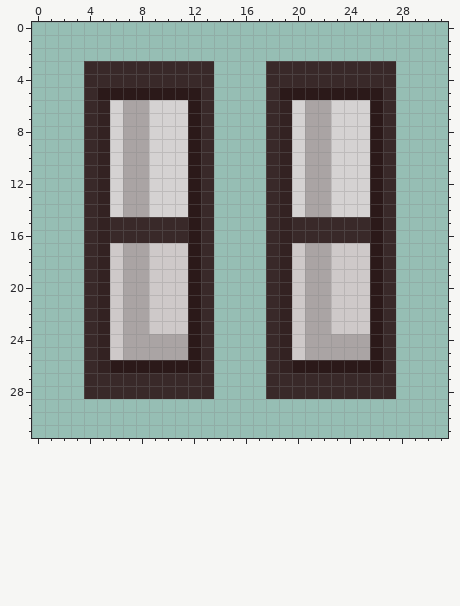
Pixel-art sprite, stored at sprites/images/spr_building_middle_0.png. The picture above is the old version.
The file is 32x32 pixels. Colours within 5 levels of each other are drawn and written as one.
New version:
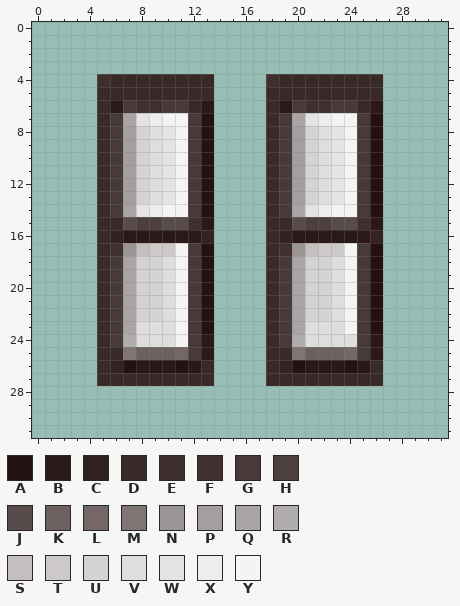
Palette (. is transparent): A #241212  B #2b1919  C #332222  D #392929  E #3a2a2af5  F #3f2f2f  G #483a3a  H #4e4040  J #584b4b  K #6d6060  L #736767  M #807575  N #9b9494  P #a49e9e  Q #aaa4a4  R #b2adad  S #c4bebe  T #cec9c9  U #d5d2d2  V #e0dddd  W #e5e4e4  X #eeeded  Y #f4f4f4
Diff:
@@ x 0..31 @@
  2 ................................
- 3 ....DDDDDDDDDD....DDDDDDDDDD....
- 4 ....DDDDDDDDDD....DDDDDDDDDD....
- 5 ....DBBBBBBBBD....DBBBBBBBBD....
- 6 ....DCUQQUUUBD....DCUQQUUUBD....
- 7 ....DCUQQUUUBD....DCUQQUUUBD....
- 8 ....DCUQQUUUBD....DCUQQUUUBD....
- 9 ....DCUQQUUUBD....DCUQQUUUBD....
-10 ....DCUQQUUUBD....DCUQQUUUBD....
-11 ....DCUQQUUUBD....DCUQQUUUBD....
-12 ....DCUQQUUUBD....DCUQQUUUBD....
-13 ....DCUQQUUUBD....DCUQQUUUBD....
-14 ....DCUQQUUUBD....DCUQQUUUBD....
-15 ....DCDDDDDDBD....DCDDDDDDBD....
-16 ....DCDDDDDDBD....DCDDDDDDBD....
-17 ....DCTQQTTTBD....DCTQQTTTBD....
-18 ....DCTQQTTTBD....DCTQQTTTBD....
-19 ....DCTQQTTTBD....DCTQQTTTBD....
-20 ....DCTQQTTTBD....DCTQQTTTBD....
-21 ....DCTQQTTTBD....DCTQQTTTBD....
-22 ....DCTQQTTTBD....DCTQQTTTBD....
-23 ....DCTQQTTTBD....DCTQQTTTBD....
-24 ....DCTQQQQQBD....DCTQQQQQBD....
-25 ....DCTQQQQQBD....DCTQQQQQBD....
-26 ....DCBBBBBBBD....DCBBBBBBBD....
-27 ....DDDDDDDDDD....DDDDDDDDDD....
-28 ....DDDDDDDDDD....DDDDDDDDDD....
+ 3 ................................
+ 4 .....EDDDDDDDD....EDDDDDDDD.....
+ 5 .....DDDDDDDDD....DDDDDDDDD.....
+ 6 .....DBGFFGGDB....DBGFFGGDB.....
+ 7 .....DGQWXYYGA....DGQWXYYGA.....
+ 8 .....DGPUVWYGA....DGPUVWYGA.....
+ 9 .....DGPUVWYGA....DGPUVWYGA.....
+10 .....DGPUVWYGA....DGPUVWYGA.....
+11 .....DGPUVWYGA....DGPUVWYGA.....
+12 .....DGPUVWYGA....DGPUVWYGA.....
+13 .....DGPUVWYGA....DGPUVWYGA.....
+14 .....DGQWXYYGA....DGQWXYYGA.....
+15 .....DDJHHJJFB....DDJHHJJFB.....
+16 .....DCBBBBBBC....DCBBBBBBC.....
+17 .....DFNSTTYGA....DFNSTTYGA.....
+18 .....DGQUUVYGA....DGQUUVYGA.....
+19 .....DGQUUVYGA....DGQUUVYGA.....
+20 .....DGQUUVYGA....DGQUUVYGA.....
+21 .....DGQUUVYGA....DGQUUVYGA.....
+22 .....DGQUUVYGA....DGQUUVYGA.....
+23 .....DGQVVVYGA....DGQVVVYGA.....
+24 .....DGRVVVYGB....DGRVVVVGB.....
+25 .....DDMKKKLGB....DDMKKKLGB.....
+26 .....DCABBBABD....DCABBBABD.....
+27 .....DDDDDDDDD....DDDDDDDDD.....
+28 ................................
 29 ................................
Pixel boxes of the changes (left, top, right, bottom) in both pictures:
changed: (84, 61, 214, 399)
changed: (266, 61, 396, 399)
